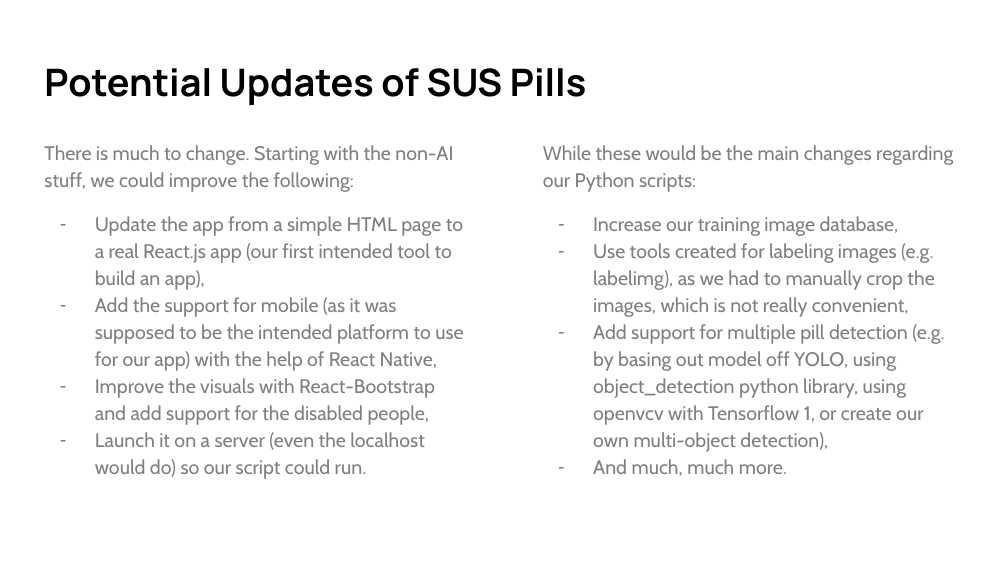
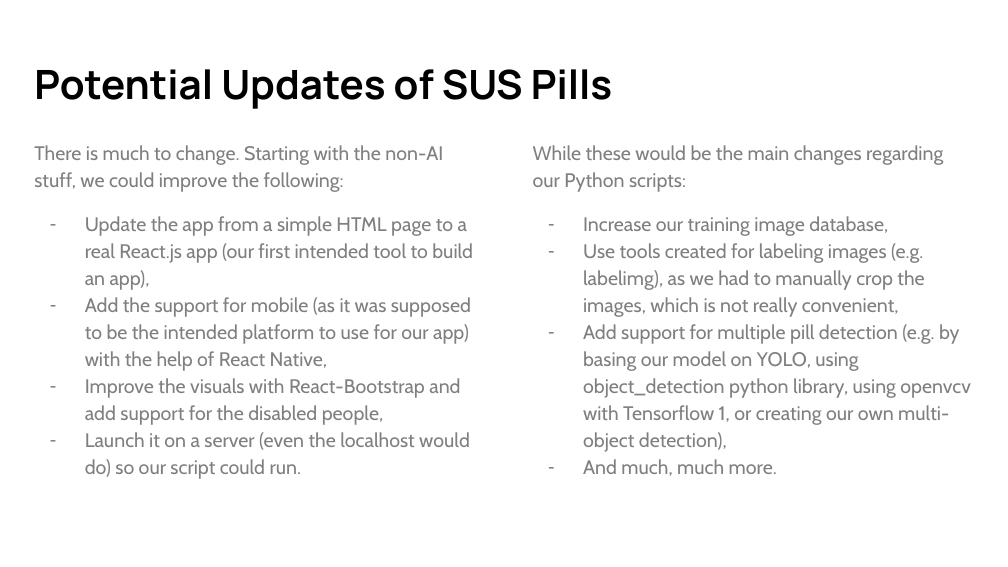
Before and after one commit to sus-pills/ai4youth-sus, a slide deck: slide 6 of contest/SUS_Pills.pptx. Drawn at 1008x567 pixels with LibreOffice and Linux fonts; fonts in the diff are those of the drawing. Boxes give left, top, right and bottom in pixels: in the first picture for what was removed or moved away, otherwise in the second. Text is boxed around its words. In the diff, an @@ line names an element or a change of style, - is before the commit and + after.

```diff
--- a/contest/SUS_Pills.pptx
+++ b/contest/SUS_Pills.pptx
@@ title "Potential Updates of SUS Pills" at (34,69,612,109): size 27 to 28.8 pt @@
@@ text "There is much to change. ..." rewrapped from (44,145,463,479) to (34,145,473,479) @@
@@ text at (583,324,971,452): text changed @@
-– Add support for multiple pill detection (e.g. by basing out model off YOLO, using object_detection python library, using openvcv with Tensorflow 1, or create our own multi-object detection),
+– Add support for multiple pill detection (e.g. by basing our model on YOLO, using object_detection python library, using openvcv with Tensorflow 1, or creating our own multi-object detection),
```
Also in this commit, not shown: 5 other slides changed, 6 other files.
